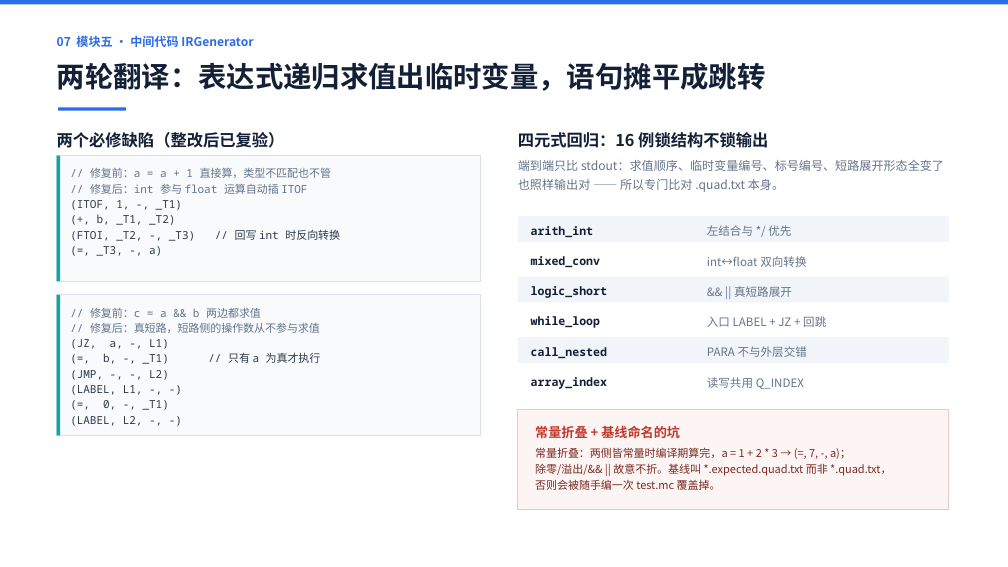
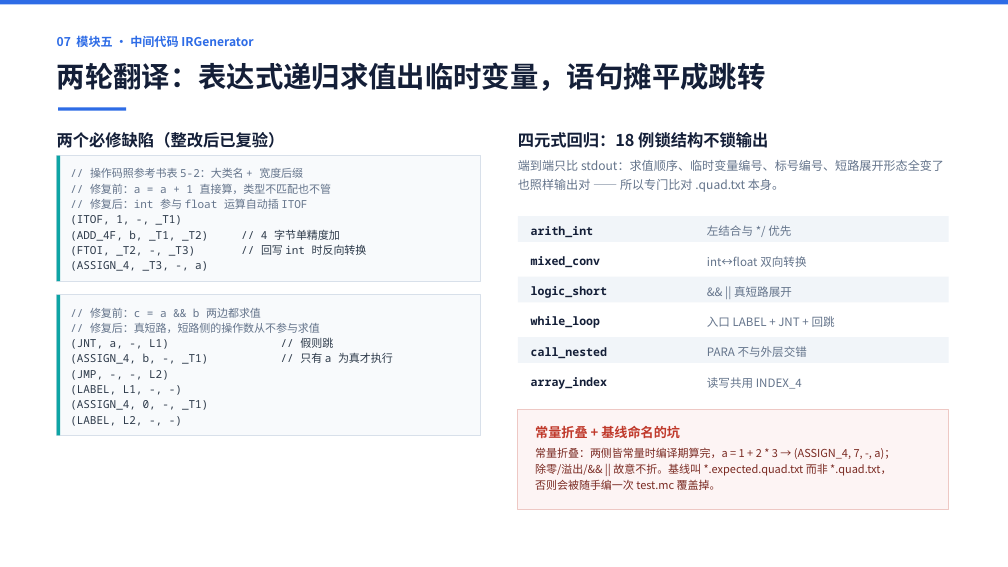
Before and after one commit to 9527-qincheng/MiniCCompiler, a slide deck: slide 8 of docs/MiniC编译器_答辩演示.pptx. Drawn at 1008x567 pixels with LibreOffice and Linux fonts; fonts in the diff are those of the drawing. Boxes give left, top, right and bottom in pixels: in the first picture for what was removed or moved away, otherwise in the second. Text is boxed around its words. In the diff, an @@ line names an element or a change of style, - is before the commit and + after.

Commit message:
feat: 四元式操作码按参考书表 5-2 重建（21 大类 + 宽度后缀）
QuadOp 由 35 个扁平操作码改为参考书第 5 章表 5-2「NPIR 的操作符」的组织方式：
21 大类 + 宽度后缀，共 151 个成员，枚举值按高 5 位大类、低 5 位类内成员编码。

为什么要做：表 5-2 的核心思想是「宽度是操作符的一部分」（ADD_4 与 ADD_8F 是两个
不同操作符，所以 IR 不靠类型表查宽度）。原实现把宽度留给目标代码现查
Operand.m_type，与书的设计对不上。

MiniC 实际产生 30 个成员；其余 121 个（位运算、位移、集合、字符串、CALLPTR 等）
在 MiniC 语言里不存在，由 codegen 的 default 分支兜住。

与表 5-2 的三点差异（ir.h 注释逐条写明）：
- 补 5 个 _4F 扩展成员（SUB_4F/ADD_4F/MUL_4F/DIV_4F/ASSIGN_4F）：书里浮点后缀
  只有 _8F（64 位 double），MiniC 的 float 是 32 位单精度，目标代码用 addss/movss
- JT/JNT 按书改正（旧文档误写成 Q_JT/Q_JF）
- ITOF/FTOI 是 MiniC 扩展：表 5-2 无类型转换大类，参考书靠 TypeSysInfo 隐式插入

同步改动：
- ir.h 新增 QuadCatOf/QuadMemberOf/MakeQuadOp/SameQuadCat/QuadCatName/
  QuadMemberName/QuadOpName/QuadOpIsFloat/QuadOpByteWidth/QuadOpForType/
  QuadIndexOp/QuadPrintOp（均为自由函数，不改冻结签名）
- Quad::Print 与 main.cpp 的 --dump-quads 统一调 ir.h 的 QuadOpName，
  不再各写一份表
- codegen 的 GenQuad 改为按大类分组的 case 组，新增 GenNeg / GenNot
- 「45 个扁平 case」→ 按大类分组的 case 组
- 18 个 quad 基线全部重刷；codegen 30 例零改动（比对运行输出不是四元式）

回归：build.bat test 11 套全绿（parser 50 / sema 19 / quad 18 / codegen 30）

```diff
--- a/docs/MiniC编译器_答辩演示.pptx
+++ b/docs/MiniC编译器_答辩演示.pptx
@@ text at [90,168,303,178]: paragraph added @@
+// 操作码照参考书表 5-2：大类名 + 宽度后缀
@@ text at [70,229,340,241]: text changed @@
-(+, b, _T1, _T2)
+(ADD_4F, b, _T1, _T2) // 4 字节单精度加
@@ text at [70,261,208,271]: text changed @@
-(=, _T3, -, a)
+(ASSIGN_4, _T3, -, a)
@@ text at [707,316,835,327]: text changed @@
-入口 LABEL + JZ + 回跳
+入口 LABEL + JNT + 回跳
@@ text at [70,338,393,364]: text changed @@
-(JZ, a, -, L1)
-(=, b, -, _T1) // 只有 a 为真才执行
+(JNT, a, -, L1) // 假则跳
+(ASSIGN_4, b, -, _T1) // 只有 a 为真才执行
@@ text at [707,377,802,389]: text changed @@
-读写共用 Q_INDEX
+读写共用 INDEX_4
@@ text at [70,400,208,410]: text changed @@
-(=, 0, -, _T1)
+(ASSIGN_4, 0, -, _T1)
@@ text at [535,447,895,459]: text changed @@
-常量折叠：两侧皆常量时编译期算完，a = 1 + 2 * 3 → (=, 7, -, a)；
+常量折叠：两侧皆常量时编译期算完，a = 1 + 2 * 3 → (ASSIGN_4, 7, -, a)；
```
Also in this commit, not shown: 4 other slides changed, 34 other files.
